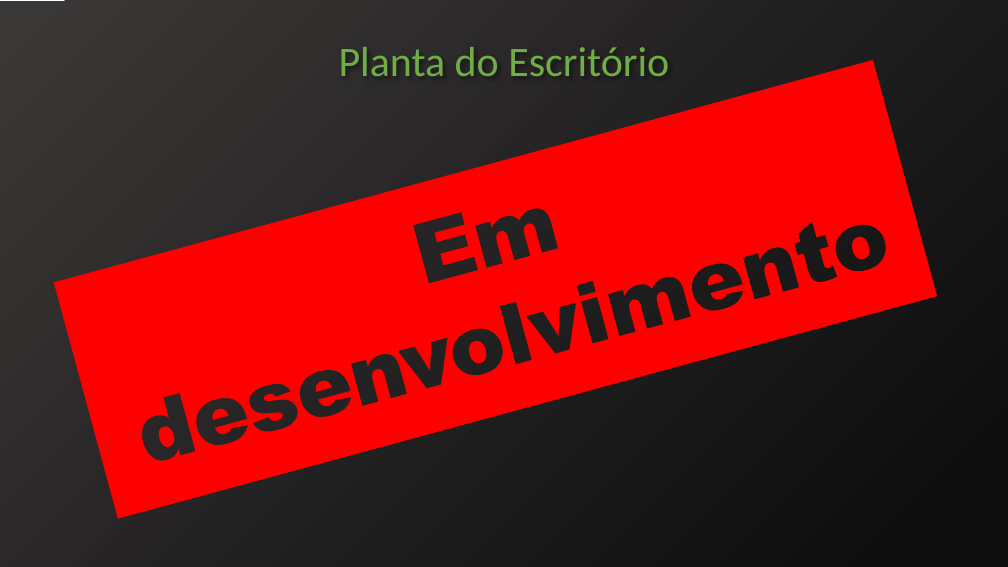
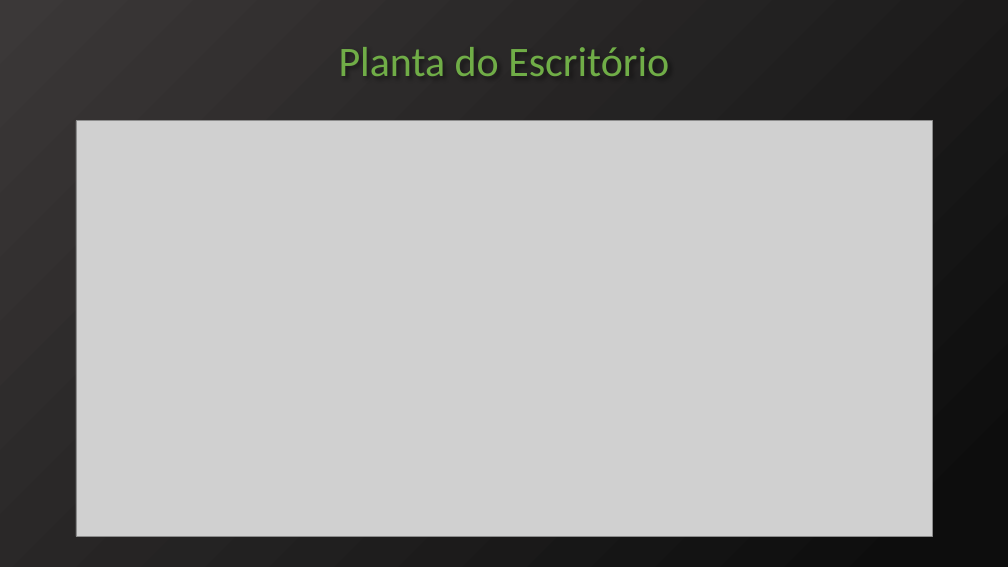
Before and after one commit to SamuelHiroyuki/Scrolls, a slide deck: slide 8 of Documentação/pptx/Apresentação.pptx. Drawn at 1008x567 pixels with LibreOffice and Linux fonts; fonts in the diff are those of the drawing; grey boxes stand for pictures. Boxes give left, top, right and bottom in pixels: in the first picture for what was removed or moved away, otherwise in the second. Text is boxed around its words. In the diff, an @@ line names an element or a change of style, - is before the commit and + after.

```diff
--- a/Documentação/pptx/Apresentação.pptx
+++ b/Documentação/pptx/Apresentação.pptx
@@ freeform shape removed at (x1=54, y1=60, x2=938, y2=519) @@
@@ picture added at (x1=76, y1=121, x2=932, y2=537) @@
```
Also in this commit, not shown: 4 other files.
